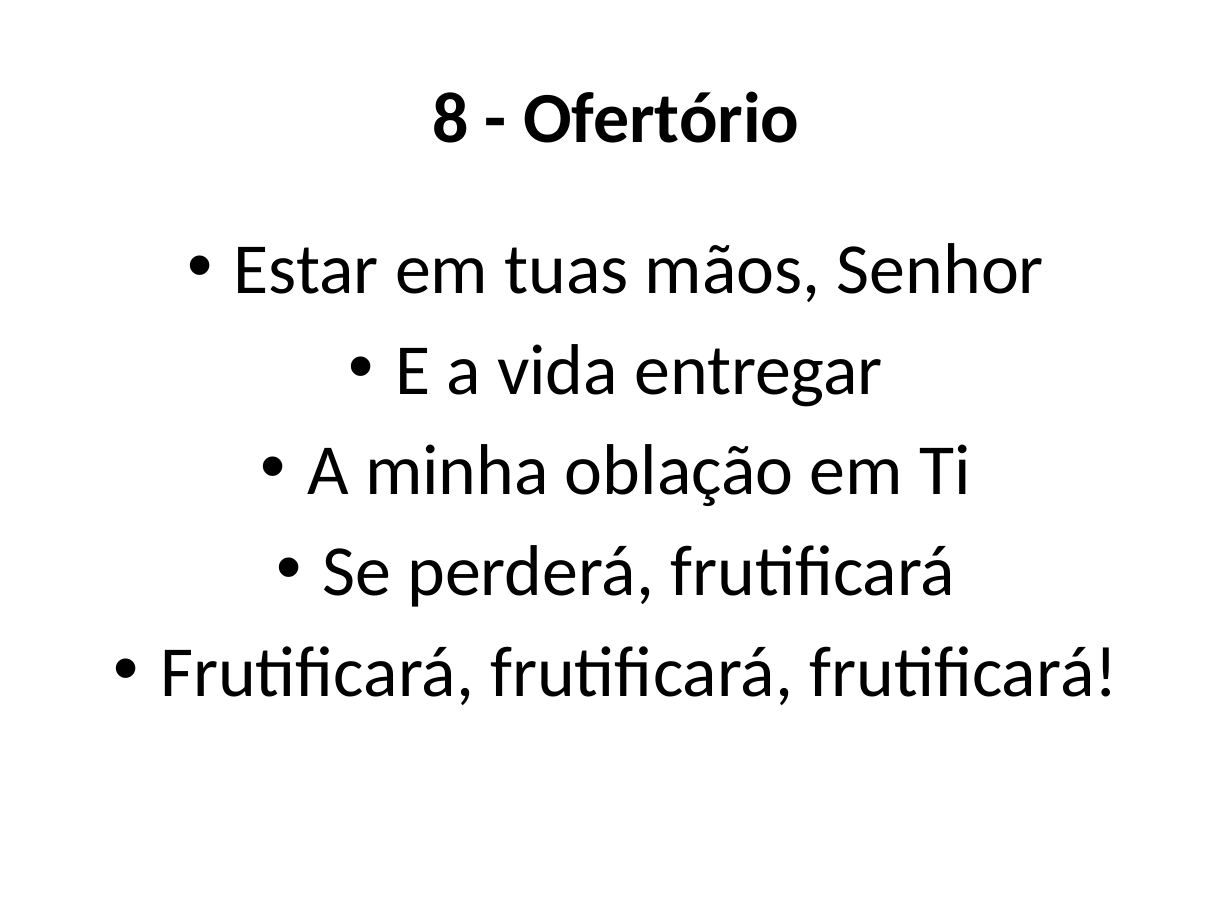
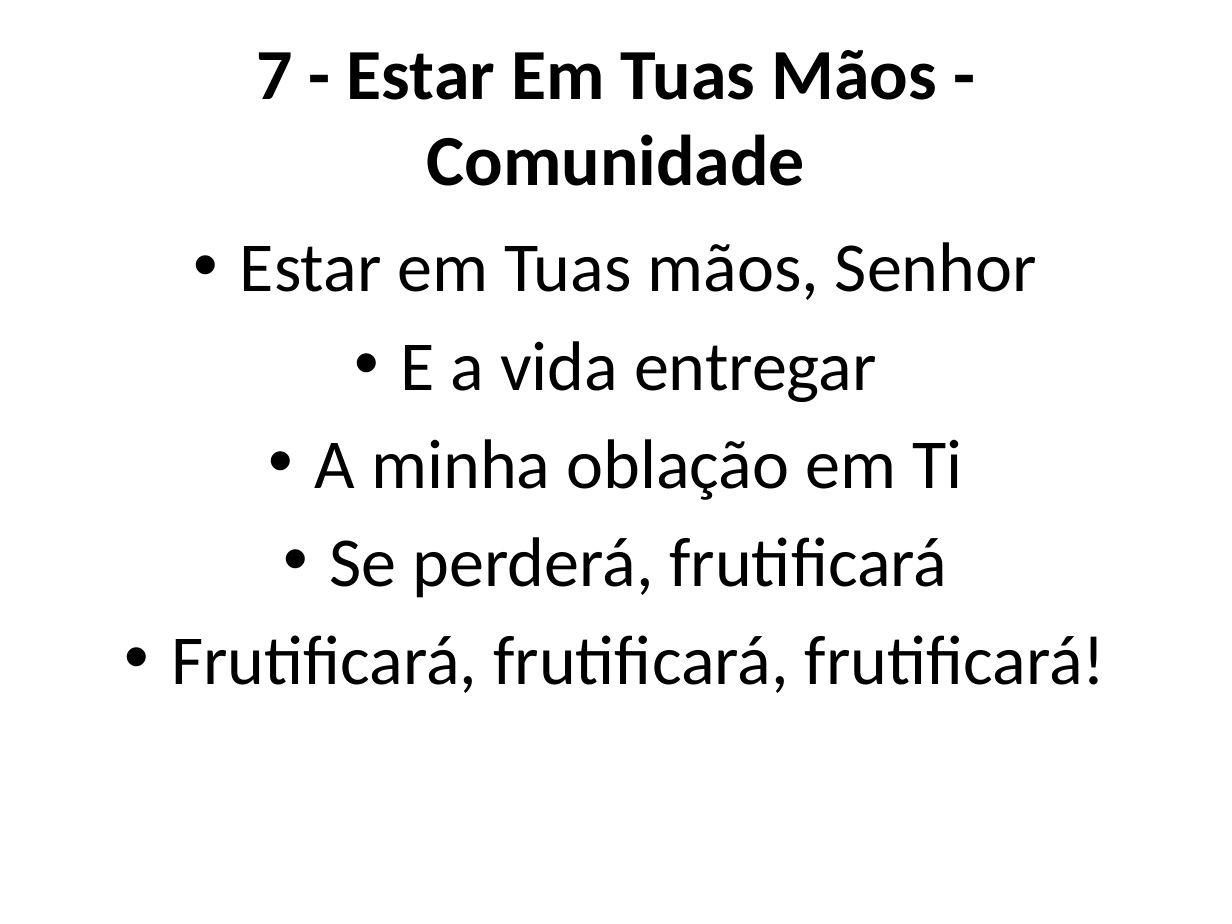
Before and after one commit to Natanielsr/slides-generator, a slide deck: slide 30 of slides.pptx (slide 31 before the commit). Drawn at 1232x924 pixels with LibreOffice and Linux fonts; fonts in the diff are those of the drawing. Boxes give left, top, right and bottom in pixels: in the first picture for what was removed or moved away, otherwise in the second. Text is boxed around its words. In the diff, an @@ line names an element or a change of style, - is before the commit and + after.

Commit message:
font size auto adjust and blank slide space

```diff
--- a/slides.pptx
+++ b/slides.pptx
@@ title at (256,50,936,186): text changed @@
-8 - Ofertório
+7 - Estar Em Tuas Mãos - Comunidade
@@ text at (240,242,1037,300): text changed; size 42 to 41 pt @@
-• Estar em tuas mãos, Senhor
+• Estar em Tuas mãos, Senhor
@@ text at (171,341,1106,693): size 42 to 41 pt in "E a vida entregar", "A minha oblação em Ti", "Se perderá, frutificará", "Frutificará, frutificará, frutificará!" @@
```
Also in this commit, not shown: 17 other slides changed, 36 slides added, 25 slides removed, 33 other files.
